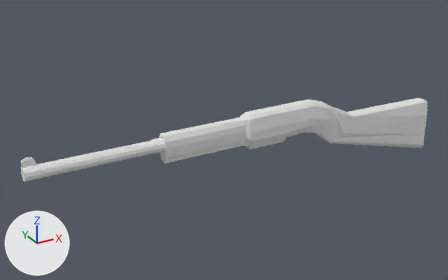
What one commit did to the Blender file Assets/Models/EGO/history/hornet.blend.
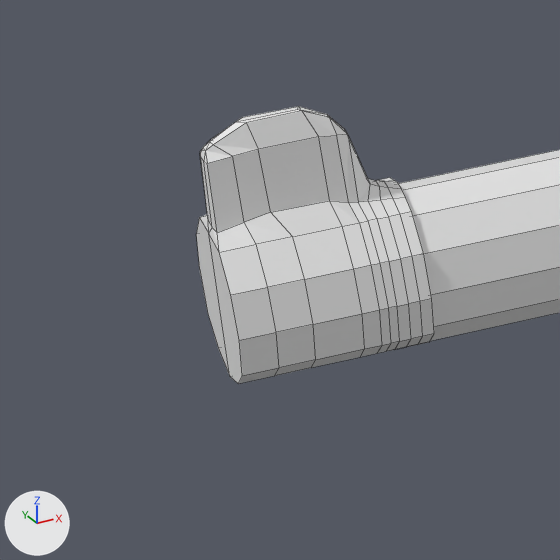
The first picture shows the older version from a 50 mm lens placed at (-3.15, -4.94, 2.65), pointed at (-0.33, 0.2, 0.08). The close-ups show both versions on the part from 1% to 12% of the width and 53% to 71% of the height of that picture; other places that the commit changed are outside them. Lighting does not change. The marker at lower left points along +X, +Y and +Z. The close-ups show mesh edges as thin lines.
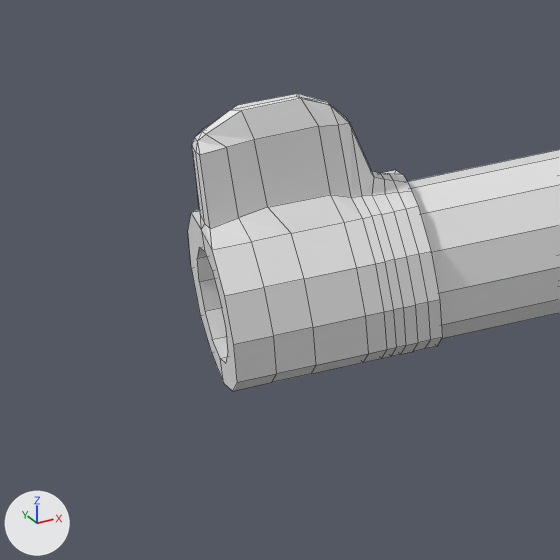
Pixel boxes [x1, y1, x2, y2] of what changed, in the close-ups (560 x 560 px):
```json
{"object": "Cylinder.002", "change": "reshaped, rescaled", "before": [196, 106, 434, 384], "after": [188, 93, 443, 391], "on screen": "7% wider, 7% taller"}
{"part": 1, "of": "me_cylinder_002", "change": "added", "after": [188, 213, 237, 391]}
{"part": 2, "of": "me_cylinder_002", "change": "deleted", "before": [207, 106, 328, 144]}
```

Edits to the scene script, one JSON object a line:
```json
{"block": "me_cylinder_002", "where": "# used by ob_cylinder_002; location = (-2.307, 0.0, 0.268); rotation_euler = (0.0, 1.571, 0.0), in degrees (0, 90, 0); scale = (0.0678, 0.0678, -0.0465)"}
{"op": "remove", "block": "me_cylinder_002", "code": "me_cylinder_002.from_pydata(...)  # 172 vertices, 165 faces; spans x -2.15..0.9, y -1.0..1.0, z -1.56..1.52"}
{"op": "add", "block": "me_cylinder_002", "code": "me_cylinder_002.from_pydata(...)  # 195 vertices, 178 faces; spans x -2.15..0.9, y -1.0..1.0, z -1.56..1.52"}
{"block": "me_cylinder_002", "change": "me_cylinder_002 part 1: 26 vertices added at x -0.63..0.61, y -0.62..0.62, z -1.56..1.52"}
{"block": "me_cylinder_002", "change": "me_cylinder_002 part 2: 3 vertices removed from x -2.15..-1.97, y 0.0, z -0.13..1.3"}
{"op": "set", "path": "ob_cylinder_002.scale", "old": "(0.0678, 0.0678, -0.0465)", "new": "(0.0727, 0.0727, -0.0498)"}
```
